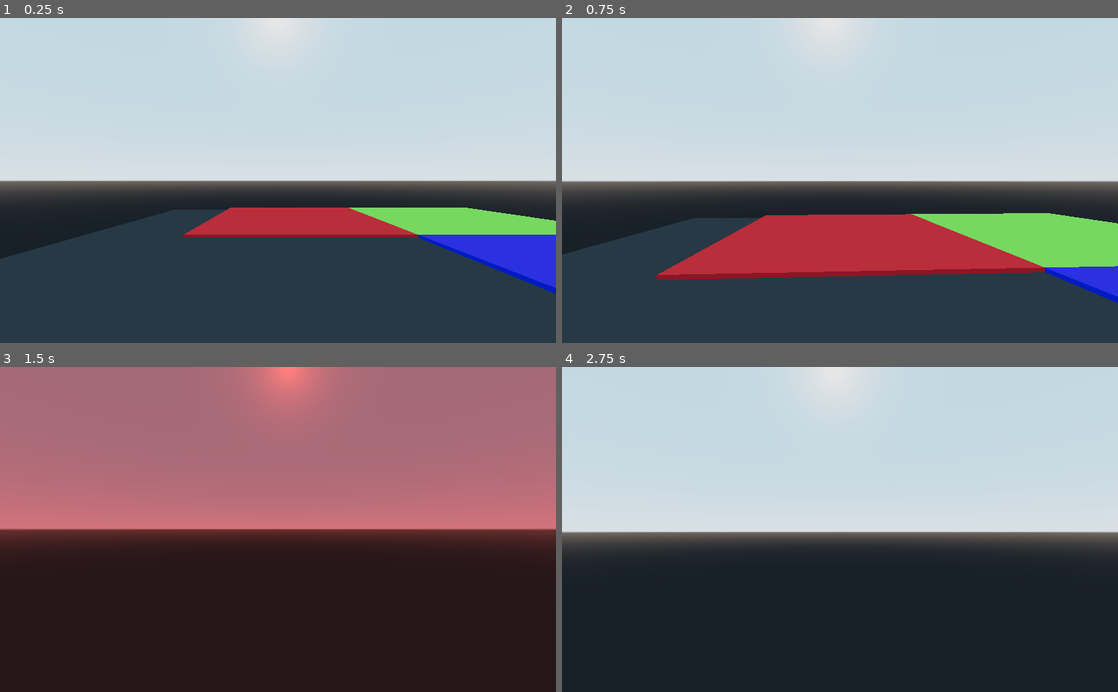
Above: before the commit, frames 1-4 (two rows, left to right).
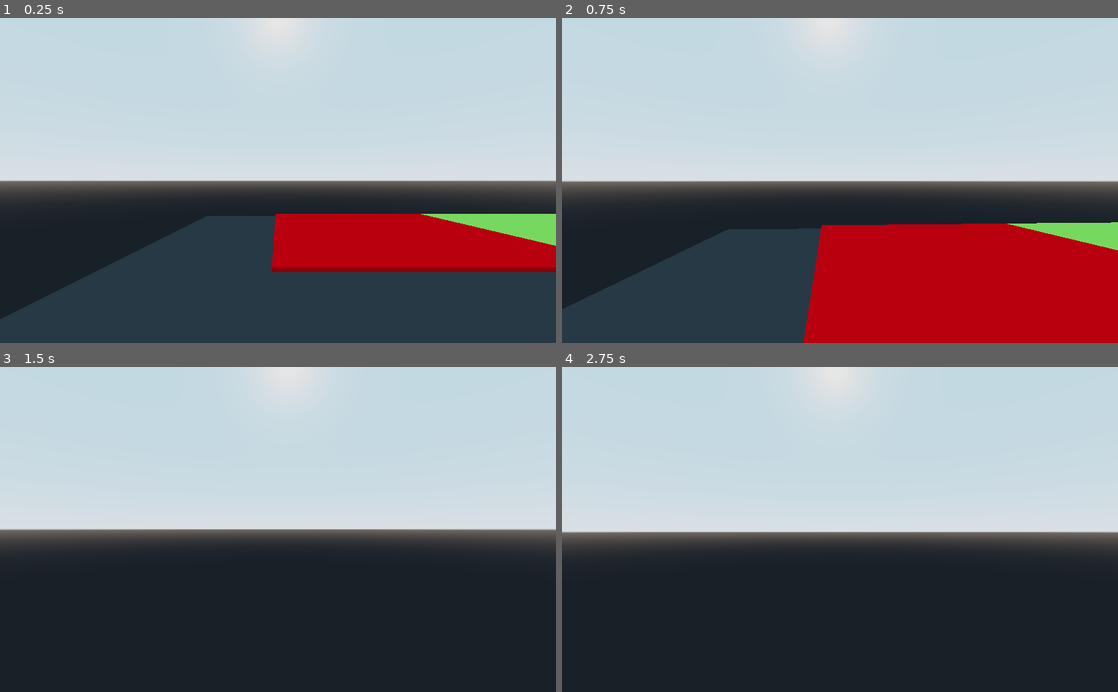
Above: after the commit, the same moments.

Repository: DarkKilauea/godot-environment-volume
Game: Godot game, scene res://test_world.tscn
Two runs of this game, one before a commit and one after it. Both use one fixed random seed, a clock stepped at 60 frames per second and the inputs below.
Inputs (mouse positions are in pixels of both pictures, inside the frame that each line leads up to):
- Up to frame 1 (0.25 s): no input
- Up to frame 2 (0.75 s): tap Enter at 0.5 s; move the mouse to (867, 180) at 0.52 s; hold W (move_forward) from 0.53 s (still down); hold Shift (move_sprint) from 0.53 s (still down)
- Up to frame 3 (1.5 s): keep holding W (move_forward); move the mouse to (250, 529) at 1.27 s; release Shift (move_sprint) at 1.28 s; tap Shift (move_sprint) at 1.35 s
- Up to frame 4 (2.75 s): keep holding W (move_forward); tap Space at 2 s; move the mouse to (851, 523) at 2.02 s; hold Shift (move_sprint) from 2.03 s (still down)

The runs differ from the first frame. In frame 1, 15% of the frame differs, in the area x 0-100%, y 58-93%; in frame 2, 28%; in frame 3, 54%, in the area x 0-100%, y 0-56%; in frame 4, nothing differs.

Commit message:
Updates to testing scenes

Diff:
--- /dev/null
+++ b/fps_camera.tscn
@@ -0,0 +1,8 @@
+[gd_scene load_steps=2 format=2]
+
+[ext_resource path="res://fps_camera.gd" type="Script" id=1]
+
+[node name="FPSCamera" type="Spatial"]
+script = ExtResource( 1 )
+
+[node name="Camera" type="Camera" parent="."]
--- /dev/null
+++ b/platform.tscn
@@ -0,0 +1,16 @@
+[gd_scene load_steps=3 format=2]
+
+[ext_resource path="res://addons/godot-environment-volume/environment_volume.gd" type="Script" id=1]
+
+[sub_resource type="CubeMesh" id=17]
+size = Vector3( 8, 0.1, 8 )
+
+[node name="Platform" type="MeshInstance"]
+transform = Transform( 1, 0, 0, 0, 1, 0, 0, 0, 1, -2.13298, 0.1, -5.94632 )
+mesh = SubResource( 17 )
+material/0 = null
+
+[node name="EnvironmentVolume" type="Spatial" parent="."]
+transform = Transform( 1, 0, 0, 0, 1, 0, 0, 0, 1, 0, 4, 0 )
+script = ExtResource( 1 )
+extents = Vector3( 4, 4, 4 )
--- /dev/null
+++ b/test_blending.tscn
@@ -0,0 +1,69 @@
+[gd_scene load_steps=10 format=2]
+
+[ext_resource path="res://fps_camera.tscn" type="PackedScene" id=1]
+[ext_resource path="res://platform.tscn" type="PackedScene" id=2]
+
+[sub_resource type="SpatialMaterial" id=3]
+albedo_color = Color( 0.454902, 0.454902, 0.454902, 1 )
+
+[sub_resource type="CubeMesh" id=1]
+material = SubResource( 3 )
+size = Vector3( 40, 0.5, 20 )
+
+[sub_resource type="BoxShape" id=2]
+extents = Vector3( 20, 0.25, 10 )
+
+[sub_resource type="ProceduralSky" id=4]
+
+[sub_resource type="Environment" id=5]
+background_mode = 2
+background_sky = SubResource( 4 )
+fog_depth_enabled = false
+fog_height_enabled = true
+adjustment_enabled = true
+adjustment_brightness = 3.0
+
+[sub_resource type="ProceduralSky" id=6]
+
+[sub_resource type="Environment" id=7]
+background_mode = 2
+background_sky = SubResource( 6 )
+dof_blur_far_enabled = true
+dof_blur_far_distance = 1.0
+dof_blur_far_amount = 0.2
+
+[node name="World" type="Spatial"]
+
+[node name="FPSCamera" parent="." instance=ExtResource( 1 )]
+transform = Transform( 1, 0, 0, 0, 1, 0, 0, 0, 1, 2, 2, 6 )
+
+[node name="StaticBody" type="StaticBody" parent="."]
+
+[node name="MeshInstance" type="MeshInstance" parent="StaticBody"]
+mesh = SubResource( 1 )
+skeleton = NodePath("../..")
+material/0 = null
+
+[node name="CollisionShape" type="CollisionShape" parent="StaticBody"]
+shape = SubResource( 2 )
+
+[node name="BlendDistancePlatform" parent="." instance=ExtResource( 2 )]
+transform = Transform( 1, 0, 0, 0, 1, 0, 0, 0, 1, -10, 0.25, -6 )
+
+[node name="EnvironmentVolume" parent="BlendDistancePlatform" index="0"]
+environment = SubResource( 5 )
+blend_type = 1
+blend_distance = null
+blend_duration = null
+
+[node name="BlendTimePlatform" parent="." instance=ExtResource( 2 )]
+transform = Transform( 1, 0, 0, 0, 1, 0, 0, 0, 1, 10, 0.25, -6 )
+
+[node name="EnvironmentVolume" parent="BlendTimePlatform" index="0"]
+environment = SubResource( 7 )
+blend_type = 2
+blend_distance = null
+blend_duration = null
+
+[editable path="BlendDistancePlatform"]
+[editable path="BlendTimePlatform"]
--- a/test_world.tscn
+++ b/test_world.tscn
@@ -1,7 +1,8 @@
-[gd_scene load_steps=24 format=2]
+[gd_scene load_steps=25 format=2]
 
 [ext_resource path="res://addons/godot-environment-volume/environment_volume.gd" type="Script" id=1]
-[ext_resource path="res://fps_camera.gd" type="Script" id=3]
+[ext_resource path="res://fps_camera.tscn" type="PackedScene" id=2]
+[ext_resource path="res://platform.tscn" type="PackedScene" id=3]
 
 [sub_resource type="ProceduralSky" id=3]
 
@@ -21,25 +22,22 @@
 [sub_resource type="BoxShape" id=2]
 extents = Vector3( 10, 1, 10 )
 
-[sub_resource type="CubeMesh" id=17]
-size = Vector3( 8, 0.1, 8 )
+[sub_resource type="SpatialMaterial" id=27]
+albedo_color = Color( 1, 0, 0, 1 )
 
-[sub_resource type="SpatialMaterial" id=18]
-albedo_color = Color( 1, 0.25098, 0.25098, 1 )
+[sub_resource type="Gradient" id=23]
+colors = PoolColorArray( 0, 0, 0, 1, 1, 0.25, 0.25, 1 )
 
-[sub_resource type="Gradient" id=6]
-colors = PoolColorArray( 0, 0, 0, 1, 1, 0.5, 0.5, 1 )
+[sub_resource type="GradientTexture" id=24]
+gradient = SubResource( 23 )
 
-[sub_resource type="GradientTexture" id=11]
-gradient = SubResource( 6 )
+[sub_resource type="ProceduralSky" id=25]
 
-[sub_resource type="ProceduralSky" id=9]
-
-[sub_resource type="Environment" id=8]
+[sub_resource type="Environment" id=26]
 background_mode = 2
-background_sky = SubResource( 9 )
+background_sky = SubResource( 25 )
 adjustment_enabled = true
-adjustment_color_correction = SubResource( 11 )
+adjustment_color_correction = SubResource( 24 )
 
 [sub_resource type="CubeMesh" id=19]
 size = Vector3( 8, 0.1, 8 )
@@ -52,6 +50,8 @@
 
 [sub_resource type="GradientTexture" id=7]
 gradient = SubResource( 12 )
+
+[sub_resource type="ProceduralSky" id=9]
 
 [sub_resource type="Environment" id=13]
 background_mode = 2
@@ -80,11 +80,8 @@
 [node name="WorldEnvironment" type="WorldEnvironment"]
 environment = SubResource( 4 )
 
-[node name="FPSCamera" type="Spatial" parent="."]
-transform = Transform( 1, 0, 0, 0, 1, 0, 0, 0, 1, -2.90871, 2, 6 )
-script = ExtResource( 3 )
-
-[node name="Camera" type="Camera" parent="FPSCamera"]
+[node name="FPSCamera" parent="." instance=ExtResource( 2 )]
+transform = Transform( 1, 0, 0, 0, 1, 0, 0, 0, 1, -6, 2, 3 )
 
 [node name="StaticBody" type="StaticBody" parent="."]
 
@@ -97,16 +94,11 @@
 transform = Transform( 1, 0, 0, 0, 1, 0, 0, 0, 1, 0, -1, 0 )
 shape = SubResource( 2 )
 
-[node name="RedPlatform" type="MeshInstance" parent="StaticBody"]
-transform = Transform( 1, 0, 0, 0, 1, 0, 0, 0, 1, -2.13298, 0.1, -5.94632 )
-mesh = SubResource( 17 )
-material/0 = SubResource( 18 )
+[node name="RedPlatform" parent="StaticBody" instance=ExtResource( 3 )]
+material/0 = SubResource( 27 )
 
-[node name="RedEnvironmentVolume" type="Spatial" parent="StaticBody/RedPlatform"]
-transform = Transform( 1, 0, 0, 0, 1, 0, 0, 0, 1, 0, 4, 0 )
-script = ExtResource( 1 )
-extents = Vector3( 4, 4, 4 )
-environment = SubResource( 8 )
+[node name="EnvironmentVolume" parent="StaticBody/RedPlatform" index="0"]
+environment = SubResource( 26 )
 
 [node name="GreenPlatform" type="MeshInstance" parent="StaticBody"]
 transform = Transform( 1, 0, 0, 0, 1, 0, 0, 0, 1, 5.86702, 0.1, -5.94632 )
@@ -131,3 +123,5 @@
 script = ExtResource( 1 )
 extents = Vector3( 4, 4, 4 )
 environment = SubResource( 16 )
+
+[editable path="StaticBody/RedPlatform"]
